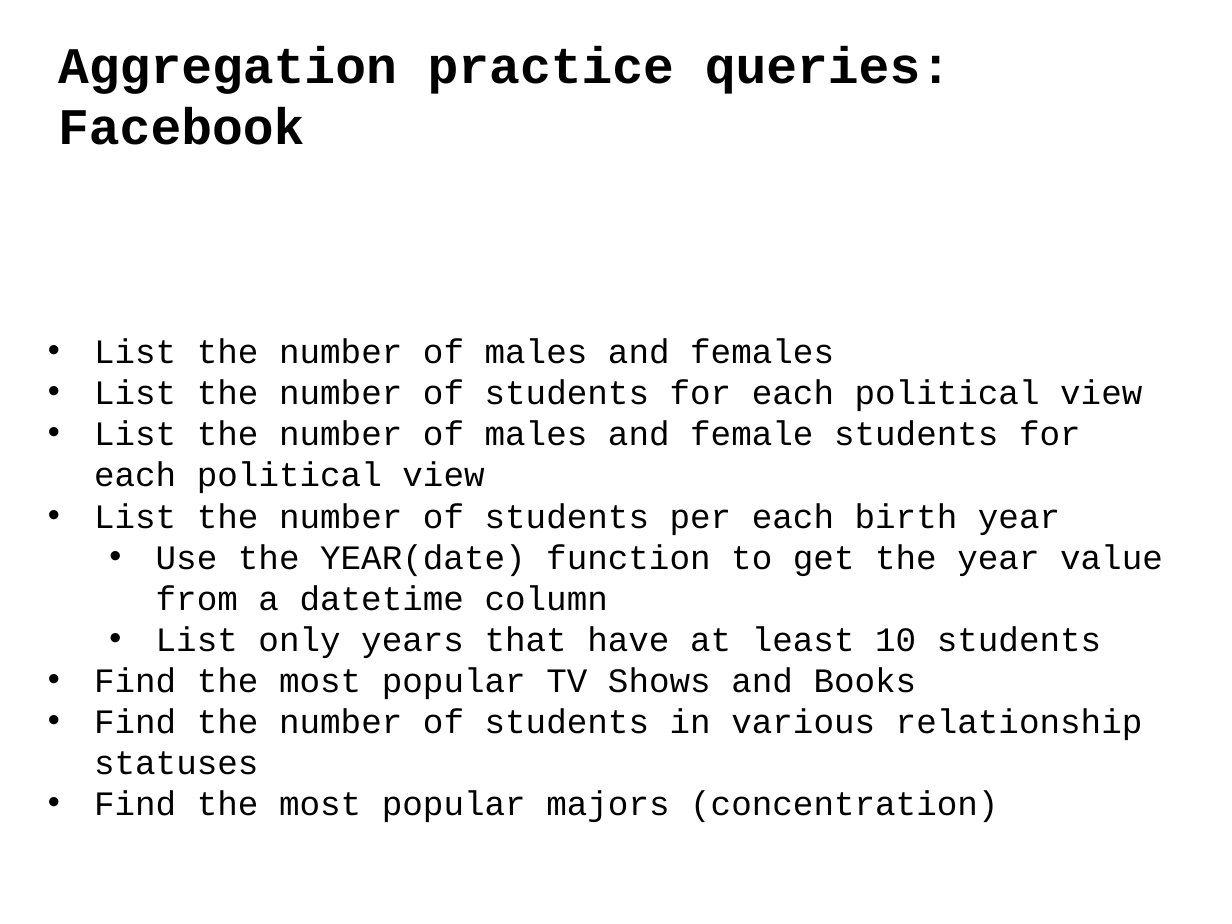
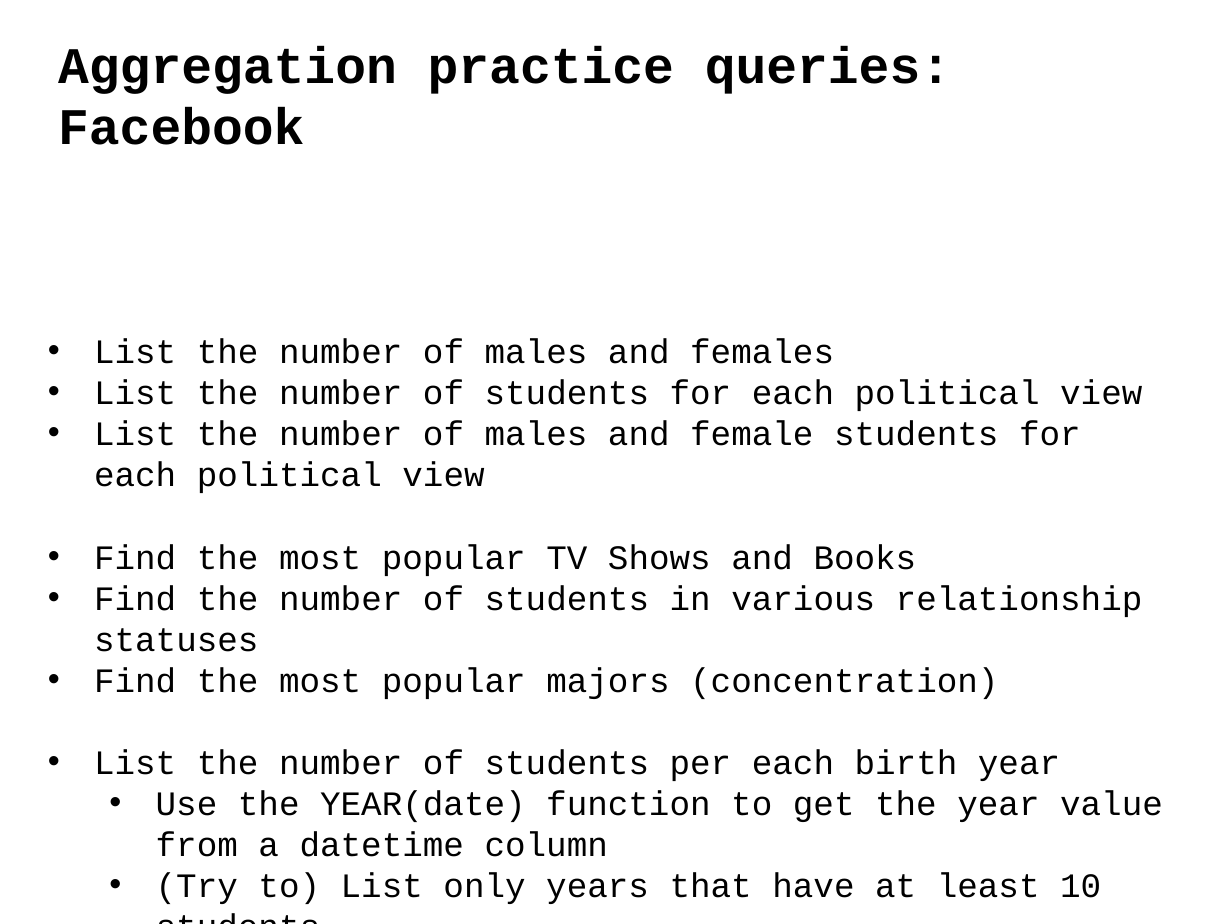
Before and after one commit to ipeirotis/introduction-to-databases, a slide deck: slide 60 of C-SQL.pptx (slide 59 before the commit). Drawn at 1232x924 pixels with LibreOffice and Linux fonts; fonts in the diff are those of the drawing. Boxes give left, top, right and bottom in pixels: in the first picture for what was removed or moved away, otherwise in the second. Text is boxed around its words. In the diff, an @@ line names an element or a change of style, - is before the commit and + after.

```diff
--- a/C-SQL.pptx
+++ b/C-SQL.pptx
@@ text at (x1=94, y1=503, x2=1163, y2=658): paragraphs removed @@
-• List the number of students per each birth year
-  • Use the YEAR(date) function to get the year value from a datetime column
-  • List only years that have at least 10 students
@@ text at (x1=94, y1=749, x2=1163, y2=904): paragraphs added @@
+• List the number of students per each birth year
+  • Use the YEAR(date) function to get the year value from a datetime column
+  • (Try to) List only years that have at least 10 students
```
Also in this commit, not shown: 14 other slides changed, 10 slides added, 1 slide removed.
